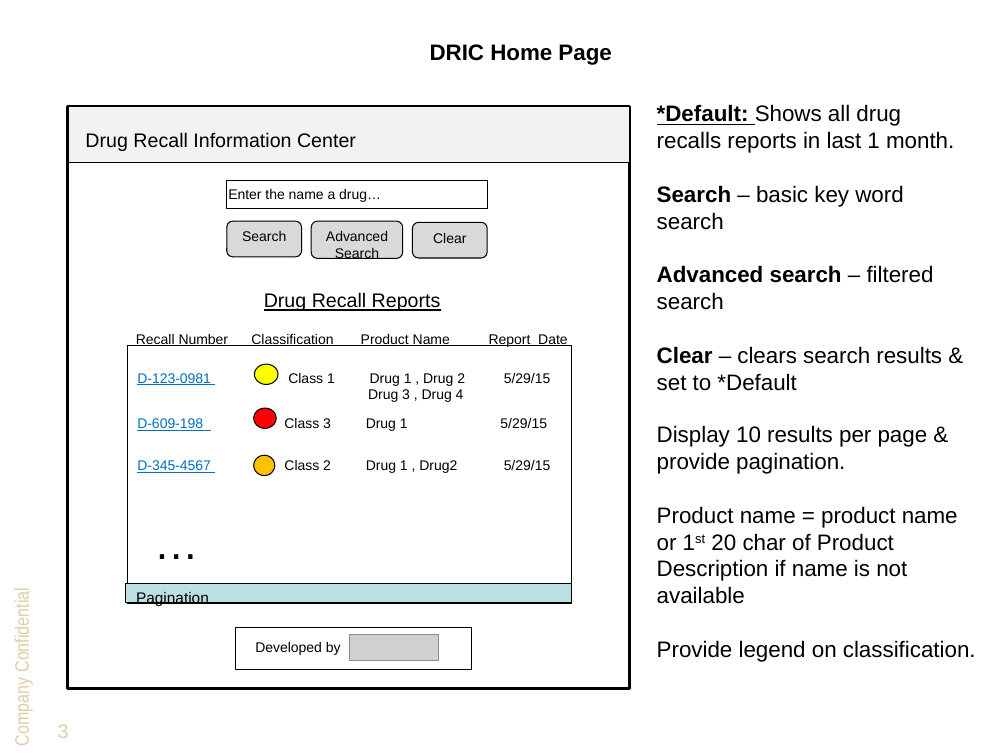
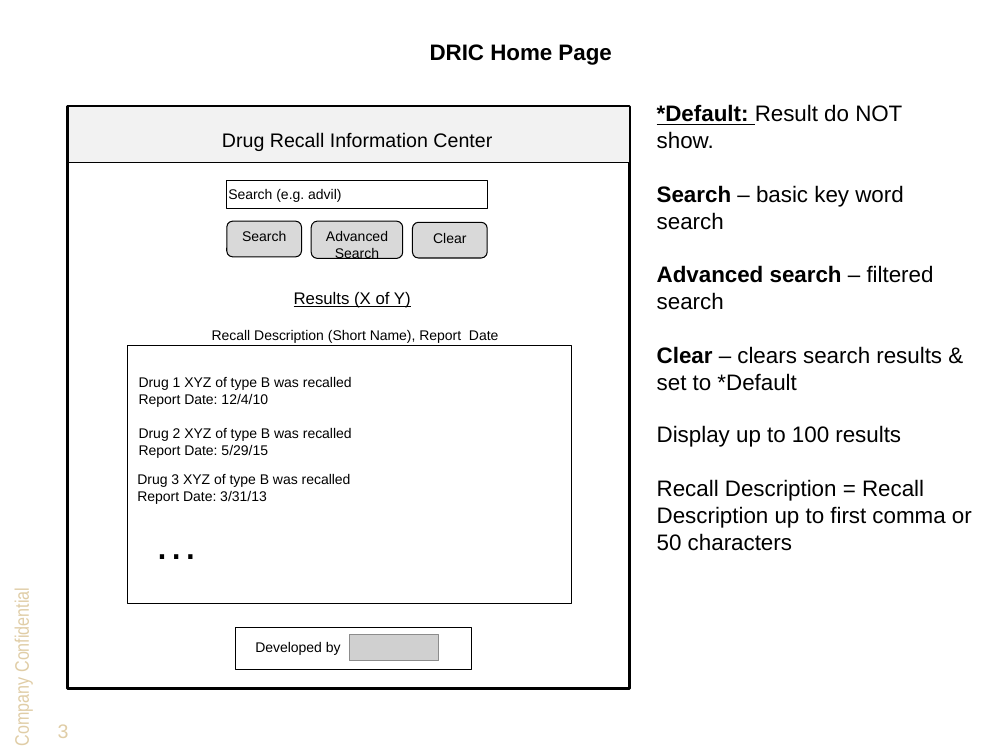
Before and after one commit to DevTechnology/DRIC, a slide deck: slide 3 of Design/Wireframes/DRIC wireframes.pptx. Drawn at 1008x756 pixels with LibreOffice and Linux fonts; fonts in the diff are those of the drawing; grey boxes stand for pictures; background and template pictures are left out. Boxes give left, top, right and bottom in pixels: in the first picture for what was removed or moved away, otherwise in the second. Text is boxed around its words. In the diff, an @@ line names an element or a change of style, - is before the commit and + after.

```diff
--- a/Design/Wireframes/DRIC wireframes.pptx
+++ b/Design/Wireframes/DRIC wireframes.pptx
@@ text at bbox=[657, 104, 954, 153]: text changed @@
-*Default: Shows all drug recalls reports in last 1 month.
+*Default: Result do NOT show.
@@ text "Drug Recall Information Center": place and size @@
-text "Drug Recall Information Center" at bbox=[85, 132, 356, 151]
+text "Drug Recall Information Center" at bbox=[222, 132, 492, 151]
@@ text "Drug Recall Information Center" at bbox=[222, 132, 492, 151]: alignment left to centre @@
@@ text at bbox=[228, 189, 341, 202]: text changed @@
-Enter the name a drug…
+Search (e.g. advil)
@@ text at bbox=[294, 292, 411, 308]: text changed; size 14 to 12 pt @@
-Drug Recall Reports
+Results (X of Y)
@@ text at bbox=[212, 330, 499, 343]: text changed @@
-Recall Number Classification Product Name Report Date
+Recall Description (Short Name), Report Date
@@ text added at bbox=[139, 377, 352, 407], 10 pt, text #000000 @@
+Drug 1 XYZ of type B was recalled
+Report Date: 12/4/10
@@ group removed at bbox=[126, 364, 572, 603]: 3 ellipses, 3 texts, 1 rectangle @@
-D-345-4567 Class 2 Drug 1 , Drug2 5/29/15
-Pagination
-D-123-0981 Class 1 Drug 1 , Drug 2 5/29/15
-Drug 3 , Drug 4
@@ text at bbox=[139, 428, 352, 458]: text changed @@
-D-609-198 Class 3 Drug 1 5/29/15
+Drug 2 XYZ of type B was recalled
+Report Date: 5/29/15
@@ text at bbox=[657, 425, 972, 551]: text changed @@
-Display 10 results per page & provide pagination.
-Product name = product name or 1st 20 char of Product Description if name is not available
-Provide legend on classification.
+Display up to 100 results
+Recall Description = Recall Description up to first comma or 50 characters
@@ text added at bbox=[137, 474, 351, 504], 10 pt, text #000000 @@
+Drug 3 XYZ of type B was recalled
+Report Date: 3/31/13
```
Also in this commit, not shown: 2 other slides changed, 1 slide added.
